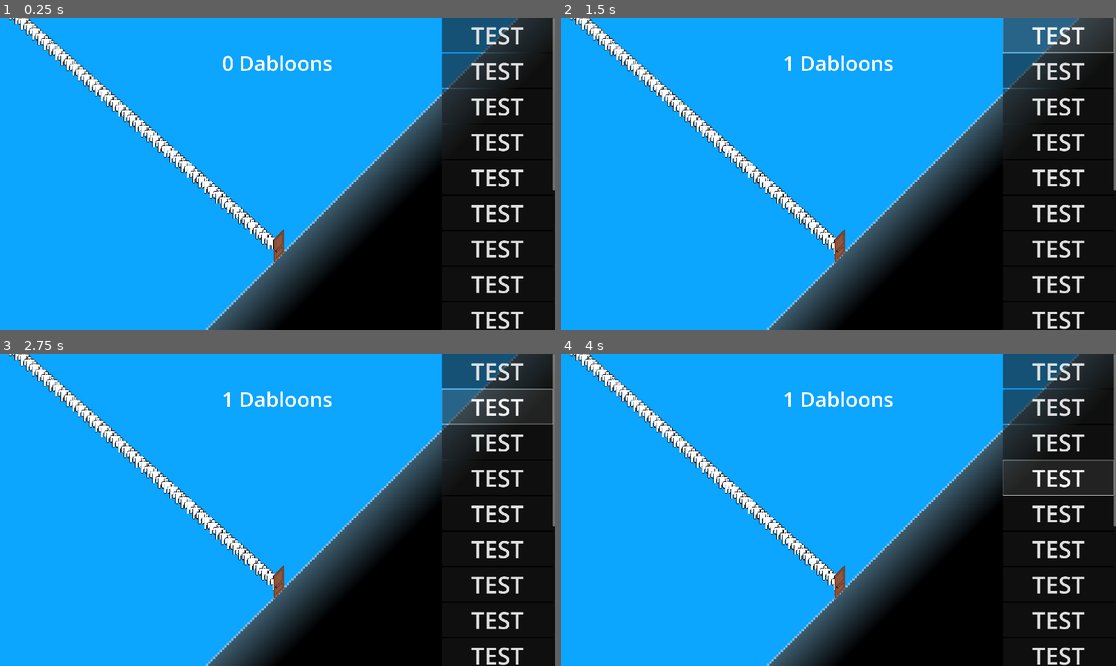
Above: before the commit, frames 1-4 (two rows, left to right).
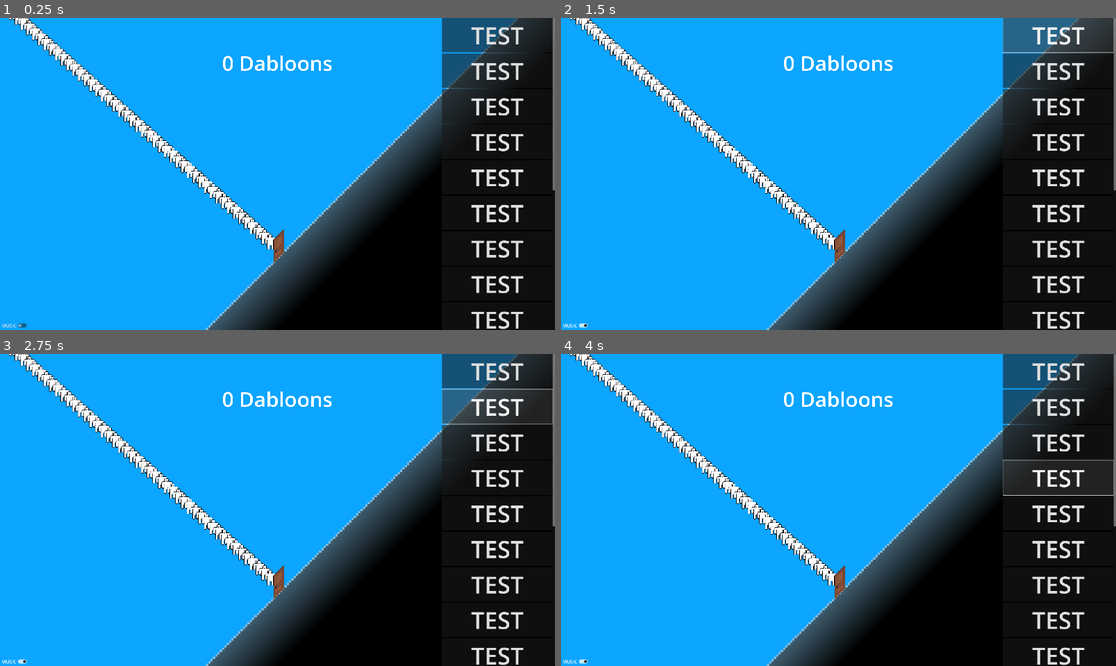
Above: after the commit, the same moments.

Repository: Kapsulon/Door-Clicker
Game: Godot game, scene res://scenes/main.tscn
The game is run twice, just before and just after one commit, with the same random seed, the same clock (stepped at 60 frames per second) and the same inputs.
Inputs (mouse positions are in pixels of both pictures, inside the frame that each line leads up to):
- Up to frame 1 (0.25 s): no input
- Up to frame 2 (1.5 s): click (577, 326) at 0.5 s, where only the run after the commit has a clickable "MUSIC"; click "TEST" at 1.25 s
- Up to frame 3 (2.75 s): click "TEST" at 2 s
- Up to frame 4 (4 s): click "TEST" at 2.75 s; click "TEST" at 3.5 s

The runs differ from the first frame. In frame 1, less than 0.1% of the frame differs, in the area x 0-5%, y 97-100%; in frame 2, 0.1%, in the area x 0-50%, y 12-100%; in frame 3, 0.1%; in frame 4, 0.1%.

Commit message:
ADD: falling animation

Diff:
--- a/project.godot
+++ b/project.godot
@@ -19,6 +19,7 @@
 
 window/size/viewport_width=1920
 window/size/viewport_height=1080
+window/size/resizable=false
 
 [rendering]
 
--- /dev/null
+++ b/scenes/fall_guy.tscn
@@ -0,0 +1,31 @@
+[gd_scene load_steps=5 format=3 uid="uid://ddh8ctwyfukvy"]
+
+[ext_resource type="Texture2D" uid="uid://b63caaaeqmvub" path="res://assets/guy.png" id="1_yseq7"]
+[ext_resource type="Script" path="res://scripts/fall_guy.gd" id="2_on66k"]
+
+[sub_resource type="Curve" id="Curve_hyyoh"]
+max_value = 1.5
+_data = [Vector2(0, 1.5), 0.0, 0.0, 0, 0, Vector2(0.887641, 0), 0.0, 0.0, 0, 0]
+point_count = 2
+
+[sub_resource type="Gradient" id="Gradient_2036x"]
+colors = PackedColorArray(1, 1, 1, 1, 0, 0, 0, 0)
+
+[node name="CPUParticles2D" type="CPUParticles2D"]
+emitting = false
+amount = 1
+one_shot = true
+draw_order = 1
+texture = ExtResource("1_yseq7")
+emission_shape = 1
+emission_sphere_radius = 16.0
+initial_velocity_min = 100.0
+initial_velocity_max = 100.0
+angular_velocity_min = 720.0
+angular_velocity_max = 720.0
+scale_amount_max = 1.5
+scale_amount_curve = SubResource("Curve_hyyoh")
+color_ramp = SubResource("Gradient_2036x")
+script = ExtResource("2_on66k")
+
+[connection signal="finished" from="." to="." method="_on_finished"]
--- a/scenes/main.tscn
+++ b/scenes/main.tscn
@@ -1,9 +1,10 @@
-[gd_scene load_steps=8 format=3 uid="uid://bmuohnt75jg7y"]
+[gd_scene load_steps=9 format=3 uid="uid://bmuohnt75jg7y"]
 
 [ext_resource type="Script" path="res://scripts/main.gd" id="1_eklex"]
 [ext_resource type="Texture2D" uid="uid://0dq2lwp1hffn" path="res://assets/tileset.png" id="2_xup43"]
 [ext_resource type="Script" path="res://scripts/line.gd" id="3_3i8gt"]
 [ext_resource type="Texture2D" uid="uid://b4f1k2gc8fg7l" path="res://assets/door.png" id="4_jba30"]
+[ext_resource type="AudioStream" uid="uid://dybw3u48fp7eb" path="res://assets/bg_music.mp3" id="5_cu3bx"]
 
 [sub_resource type="TileSetAtlasSource" id="TileSetAtlasSource_ylbwt"]
 texture = ExtResource("2_xup43")
@@ -158,6 +159,18 @@
 theme_override_font_sizes/font_size = 81
 text = "TEST"
 
+[node name="CheckButton" type="CheckButton" parent="UI"]
+layout_mode = 1
+anchors_preset = -1
+anchor_top = 0.971296
+anchor_right = 0.0515625
+anchor_bottom = 1.0
+offset_top = 7.0
+offset_right = -55.0
+grow_vertical = 0
+text = "MUSIC"
+metadata/_edit_use_anchors_ = true
+
 [node name="Path2D" type="Path2D" parent="."]
 position = Vector2(-85.972, -75.7881)
 scale = Vector2(1.08827, 1.09322)
@@ -171,4 +184,12 @@
 texture = ExtResource("4_jba30")
 hframes = 2
 
+[node name="AudioStreamPlayer" type="AudioStreamPlayer" parent="."]
+stream = ExtResource("5_cu3bx")
+volume_db = -10.0
+
+[node name="fall_guys_pos" type="Node2D" parent="."]
+position = Vector2(985, 850)
+
 [connection signal="gui_input" from="UI/click" to="." method="_on_click_gui_input"]
+[connection signal="pressed" from="UI/CheckButton" to="." method="_on_check_button_pressed"]
--- /dev/null
+++ b/scripts/fall_guy.gd
@@ -0,0 +1,5 @@
+extends CPUParticles2D
+
+
+func _on_finished() -> void:
+    queue_free()
--- a/scripts/line.gd
+++ b/scripts/line.gd
@@ -8,7 +8,6 @@
             var tmp = guy_in_line.instantiate()
             add_child(tmp)
             tmp.progress_ratio = i / 50.0
-            print(tmp.progress_ratio)
 
 @export var clear_line: bool = false:
     set(n_clear_line):
--- a/scripts/main.gd
+++ b/scripts/main.gd
@@ -1,6 +1,7 @@
 extends Node
 
 const ORDERS: Array[String] = ["u", "M", "B", "T", "Qua", "Qui", "Se", "Oc", "No", "AA", "AB", "AC", "AD", "AE", "AF",  …(4019 unchanged characters)…
+const FALL_GUY: PackedScene = preload("res://scenes/fall_guy.tscn")
 
 var dabloons: Dictionary = {}
 
@@ -19,6 +20,10 @@
 
 func _on_click_gui_input(event: InputEvent) -> void:
     if ((event is InputEventMouseButton and event.button_index == 1) or event is InputEventScreenTouch) and event.is_pressed():
+        var fall = FALL_GUY.instantiate()
+        fall.position = $fall_guys_pos.position
+        add_child(fall)
+        fall.emitting = true
         $Path2D.advance = !$Path2D.advance
         var tmp = generate_dabloons_store()
         tmp["u"] = 1
@@ -26,7 +31,8 @@
 
 
 func _process(delta: float) -> void:
-    $UI/clicks.text = display_num(dabloons) + " Dabloons"
+    var tmp: String = display_num(dabloons)
+    $UI/clicks.text = tmp + " Dabloons"
 
 
 func display_num(store: Dictionary) -> String:
@@ -66,3 +72,7 @@
             carry = tmp / 1000
             to[to_keys[index]] = tmp % 1000
         index += 1
+
+
+func _on_check_button_pressed() -> void:
+    $AudioStreamPlayer.playing = $UI/CheckButton.is_pressed()
Not shown, added: assets/bg_music.mp3.import
Not shown, added: assets/bg_music.mp3
